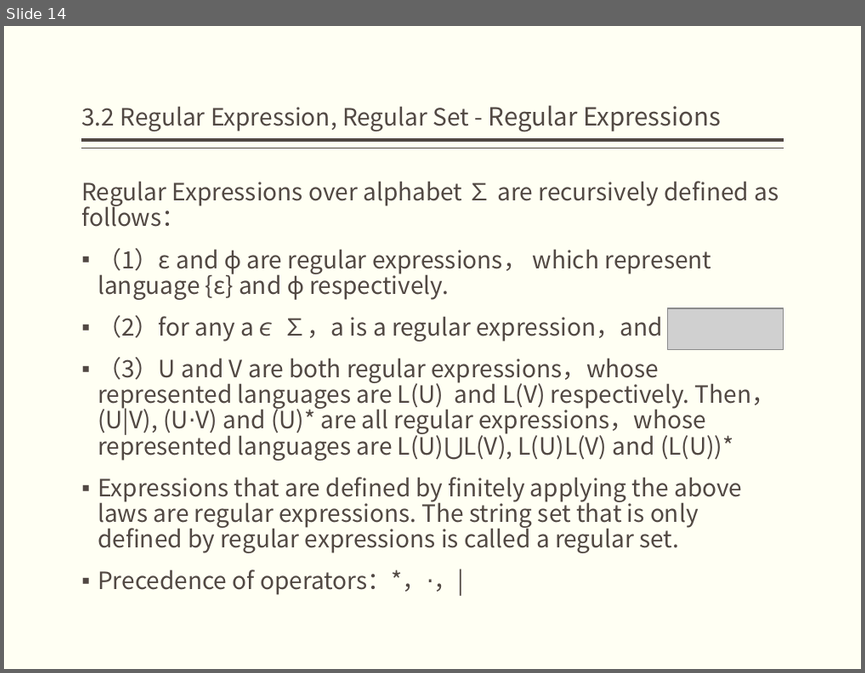
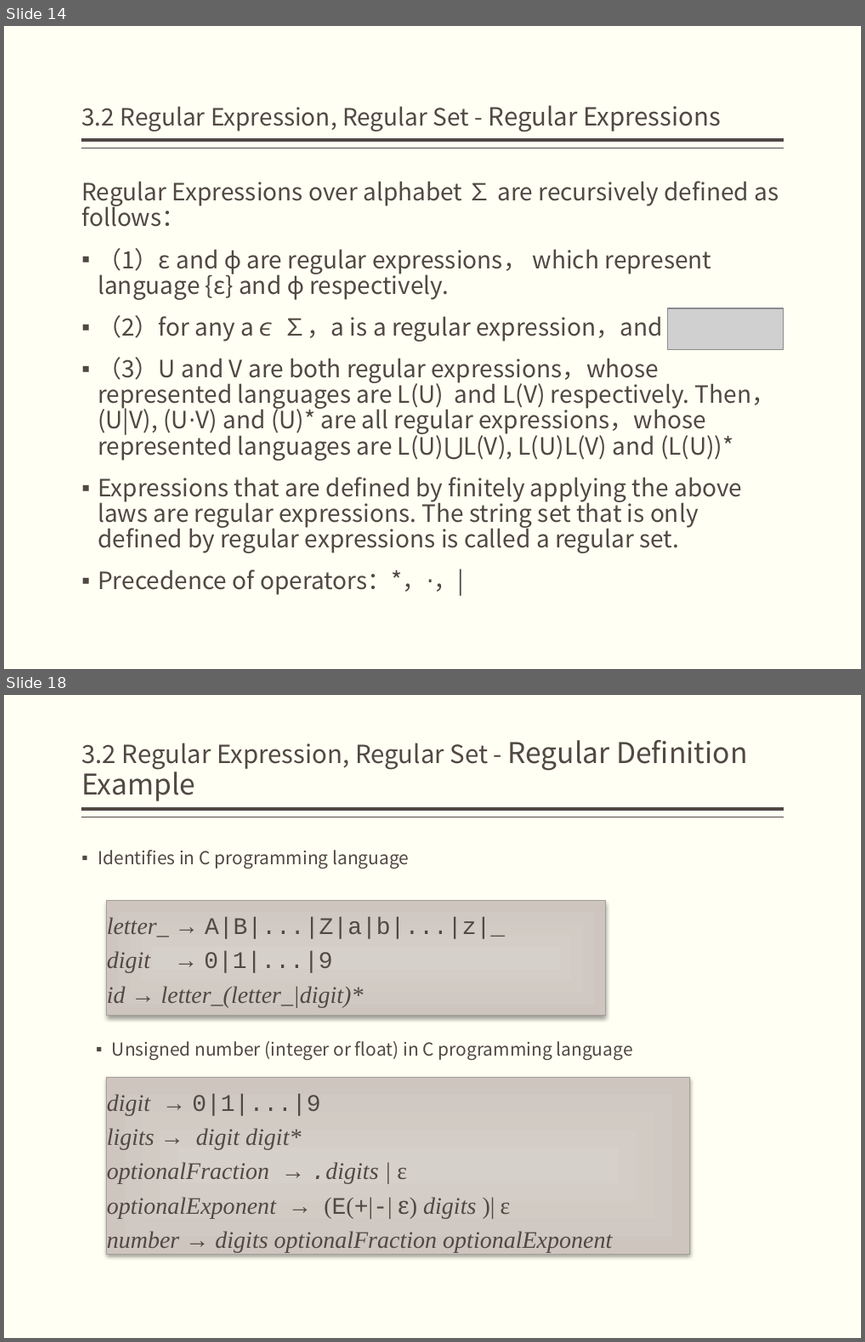
Before and after one commit to bonkboykz/jz81.github.io, a slide deck: course/compiler/LectureNotes/(Spring2017)Lecture3.pptx. Shown one above the other, each under a label of ours: slide 14 before the commit, slides 14 and 18 after it; the slides between them are not shown. The pictures are 865x673 and 865x1342 pixels, drawn with LibreOffice and Linux fonts; fonts in the diff are those of the drawing; grey boxes stand for pictures. Boxes give left, top, right and bottom in pixels: in the first picture for what was removed or moved away, otherwise in the second. Text is boxed around its words. In the diff, an @@ line names an element or a change of style, - is before the commit and + after.

```diff
--- a/course/compiler/LectureNotes/(Spring2017)Lecture3.pptx
+++ b/course/compiler/LectureNotes/(Spring2017)Lecture3.pptx
@@ slide 18 added at (4,695,861,1338), background #FFFFF3; not listed: 2 template elements that a slide beside it also shows @@
@@ title added at (81,740,747,801), 21 pt, text #514843 @@
+3.2 Regular Expression, Regular Set - Regular Definition Example
@@ text added at (98,850,409,868), 15 pt, text #514843 @@
+▪ Identifies in C programming language
@@ rectangle added at (107,901,606,1015), fill gradient #D7D0CA to #CFC7BF, outline #A59F9A 0.5 pt, 20 pt, text #514843, italic @@
+letter_ → A|B|...|Z|a|b|...|z|_
+digit → 0|1|...|9
+id → letter_(letter_|digit)*
@@ text added at (112,1041,633,1060), 15 pt, text #514843 @@
+▪ Unsigned number (integer or float) in C programming language
@@ rectangle added at (107,1077,689,1253), fill gradient #D7D0CA to #CFC7BF, outline #A59F9A 0.5 pt, 20 pt, text #514843, italic @@
+digit → 0|1|...|9
+ligits → digit digit*
+optionalFraction → .digits | ε
+optionalExponent → (E(+|-| ε) digits )| ε
+number → digits optionalFraction optionalExponent
```
Also in this commit, not shown: 2 slides changed, 12 other slides added, 1 other file.
